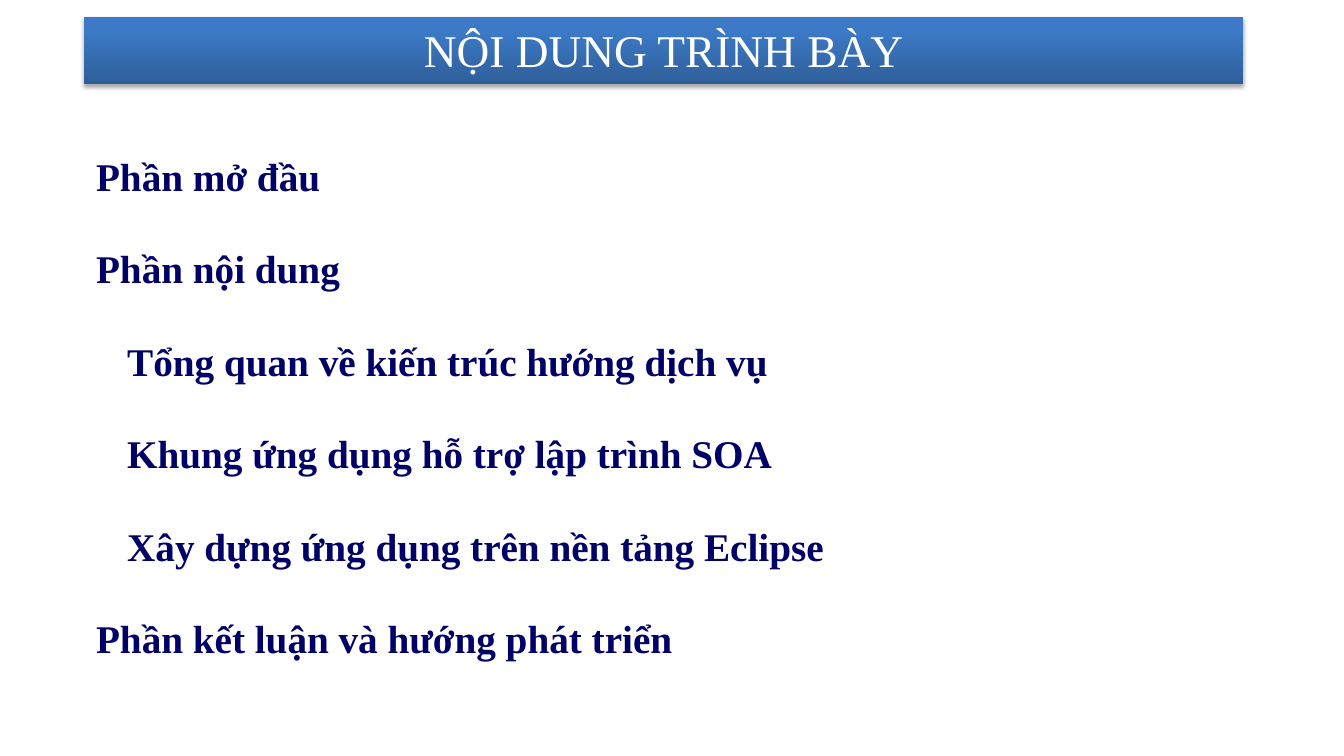
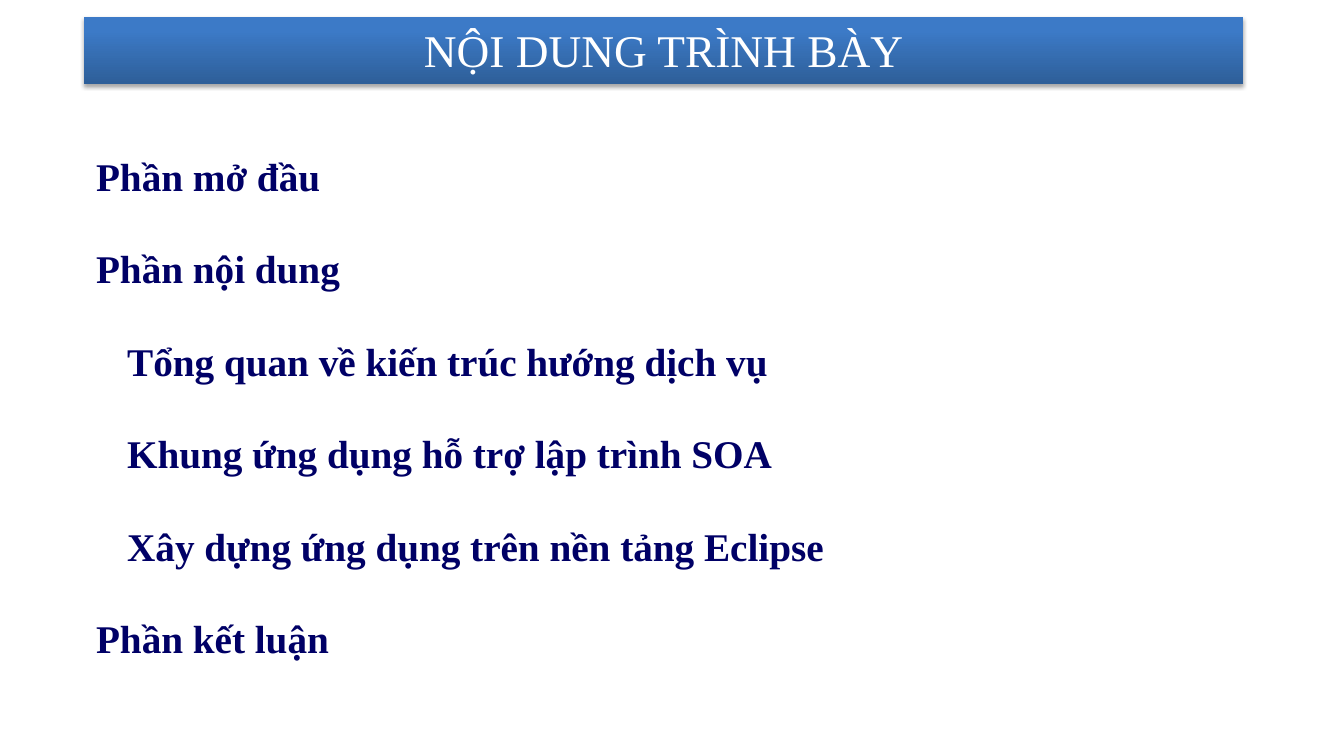
Before and after one commit to nhanhnt/LUANVAN, a slide deck: slide 2 of WORD/luanvan_nhanhnt_ver5.pptx. Drawn at 1344x756 pixels with LibreOffice and Linux fonts; fonts in the diff are those of the drawing; background and template pictures are left out. Boxes give left, top, right and bottom in pixels: in the first picture for what was removed or moved away, otherwise in the second. Text is boxed around its words. In the diff, an @@ line names an element or a change of style, - is before the commit and + after.

```diff
--- a/WORD/luanvan_nhanhnt_ver5.pptx
+++ b/WORD/luanvan_nhanhnt_ver5.pptx
@@ text at box(96, 624, 329, 661): text changed @@
-Phần kết luận và hướng phát triển
+Phần kết luận
```
Also in this commit, not shown: 3 other files.
